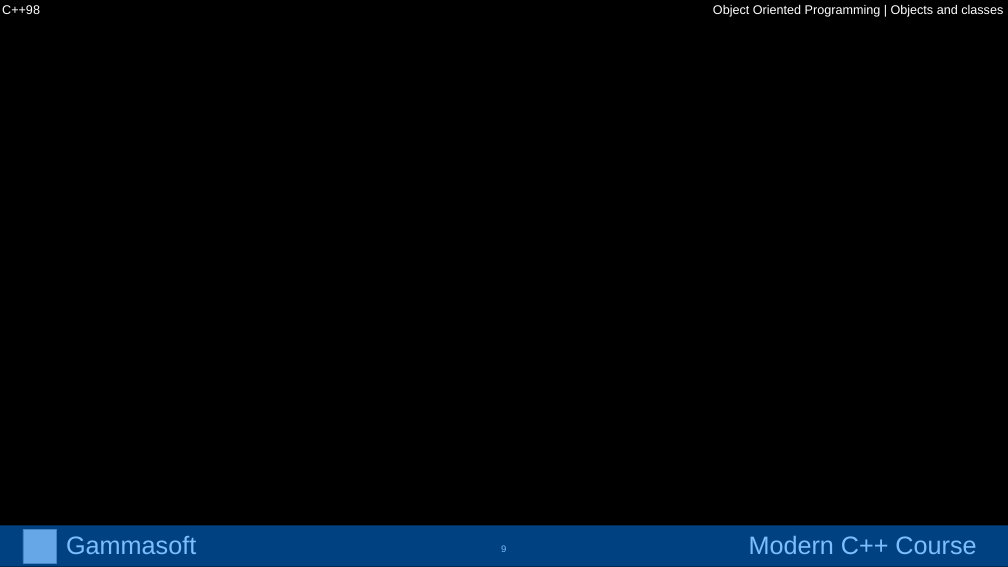
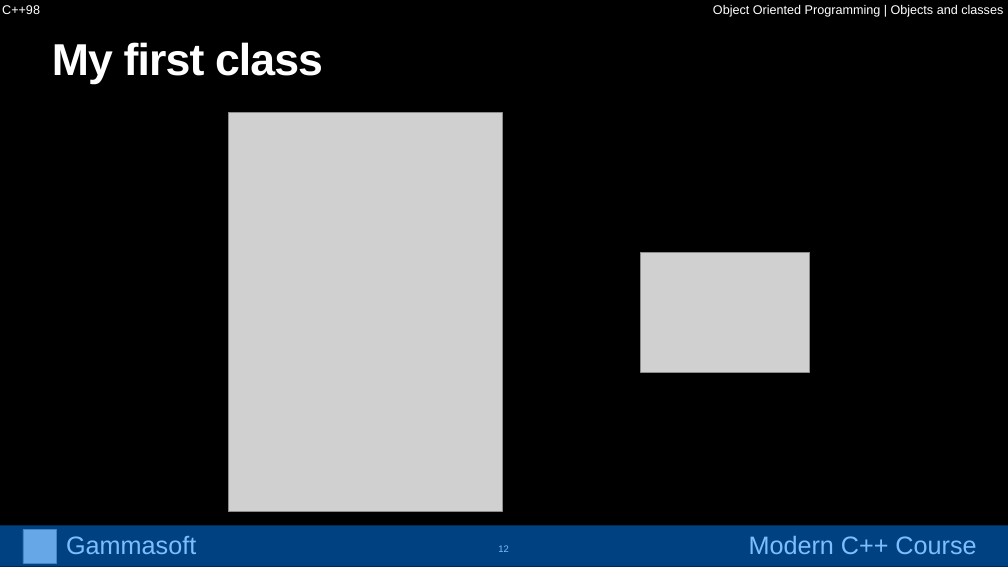
Before and after one commit to gammasoft71/cpp_modern_course, a slide deck: slide 12 of course/powerpoints/object_oriented_programming.pptx (slide 9 before the commit). Drawn at 1008x567 pixels with LibreOffice and Linux fonts; fonts in the diff are those of the drawing; grey boxes stand for pictures. Boxes give left, top, right and bottom in pixels: in the first picture for what was removed or moved away, otherwise in the second. Text is boxed around its words. In the diff, an @@ line names an element or a change of style, - is before the commit and + after.

```diff
--- a/course/powerpoints/object_oriented_programming.pptx
+++ b/course/powerpoints/object_oriented_programming.pptx
@@ title added at <box>52,42,323,84</box>, 85 pt, text #FFFFFF, bold @@
+My first class
@@ picture added at <box>228,113,502,512</box> @@
@@ picture added at <box>640,252,809,372</box> @@
@@ page number added at <box>498,545,509,552</box>, 18 pt, text #FFFFFF @@
+12
@@ page number removed at <box>501,545,506,552</box> @@
-9
```
Also in this commit, not shown: 6 slides added.
